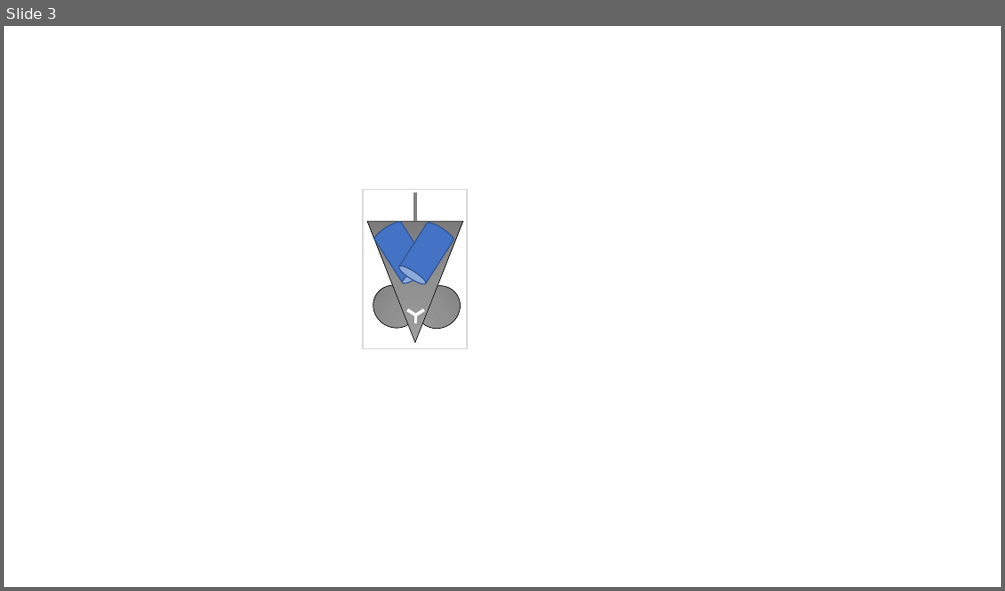
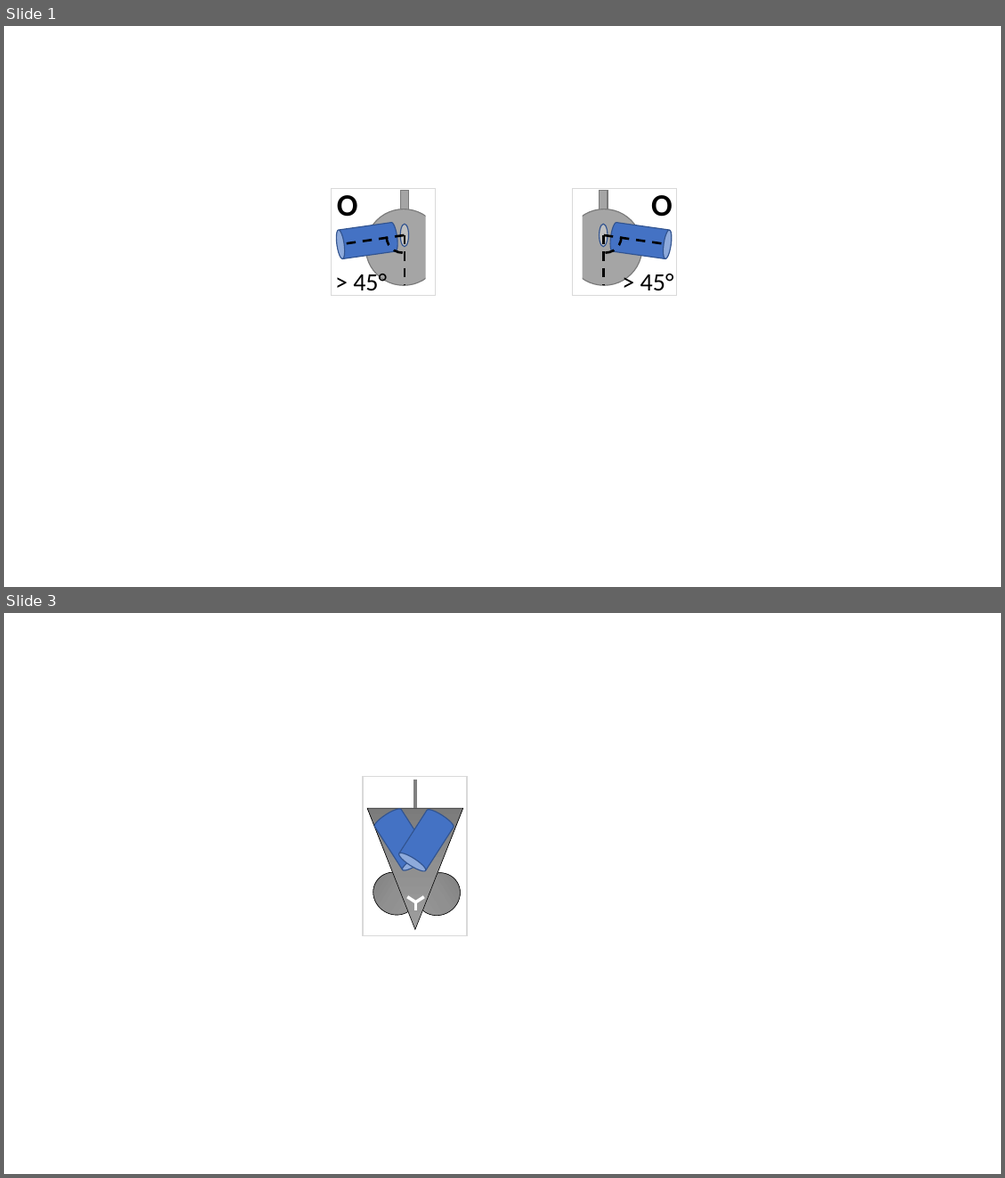
Before and after one commit to reshetovdenis/HindlimbClasping, a slide deck: limb_position.pptx. Shown one above the other, each under a label of ours: slide 3 before the commit, slides 1 and 3 after it; the slides between them are not shown. The pictures are 1005x591 and 1005x1178 pixels, drawn with LibreOffice and Linux fonts; fonts in the diff are those of the drawing. Boxes give left, top, right and bottom in pixels: in the first picture for what was removed or moved away, otherwise in the second. Text is boxed around its words. In the diff, an @@ line names an element or a change of style, - is before the commit and + after.

```diff
--- a/limb_position.pptx
+++ b/limb_position.pptx
@@ slide 1 added at <box>4,26,1001,587</box>, background #FFFFFF @@
@@ group added at <box>332,189,446,352</box>: 3 rectangles, 2 ellipses, 2 lines, 2 texts, 1 cylinder, 1 arc (boxed as its full ellipse) @@
+> 45°
+O
@@ group added at <box>562,189,676,352</box>: 3 rectangles, 2 ellipses, 2 lines, 2 texts, 1 cylinder, 1 arc (boxed as its full ellipse) @@
+> 45°
+O
```
Also in this commit, not shown: 1 other slide added, 2 slides removed, 4 other files.
